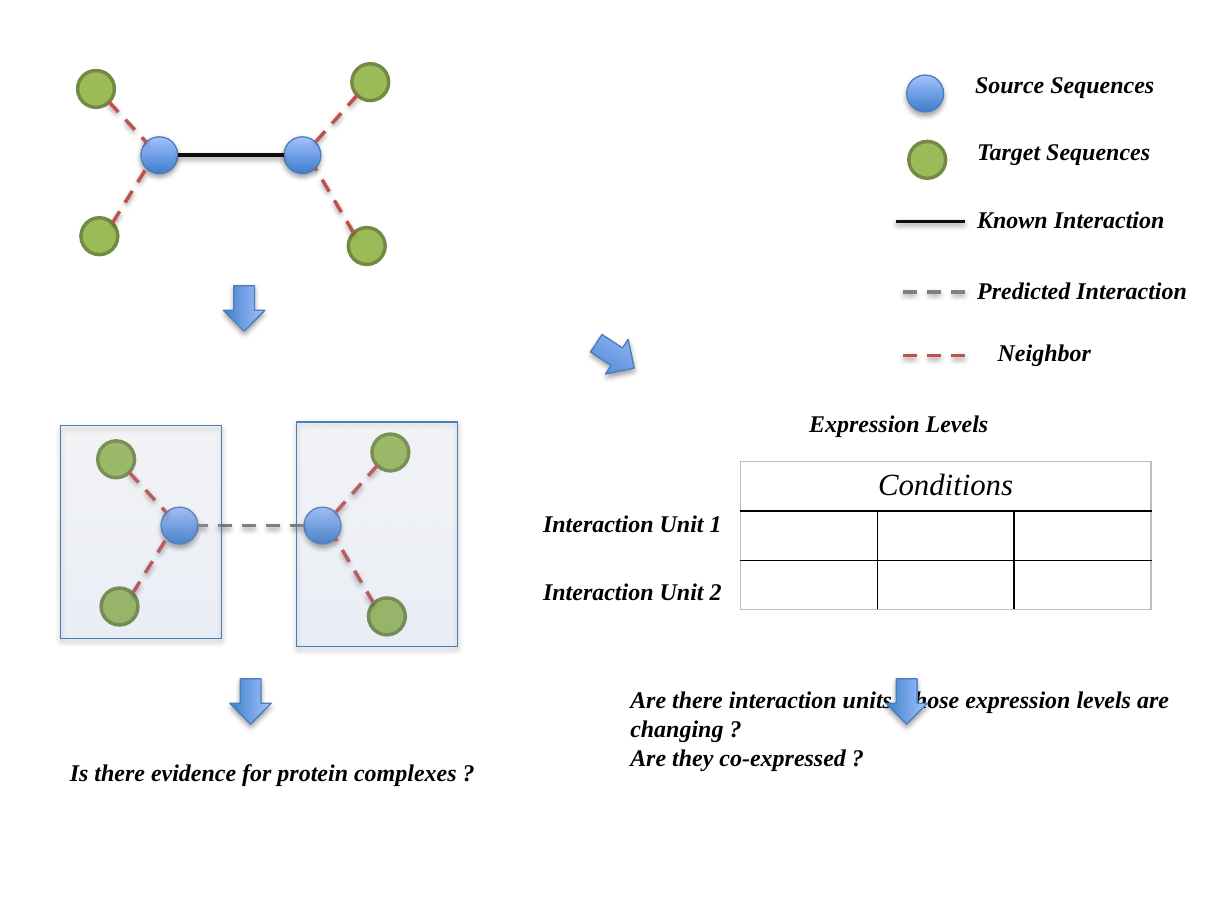
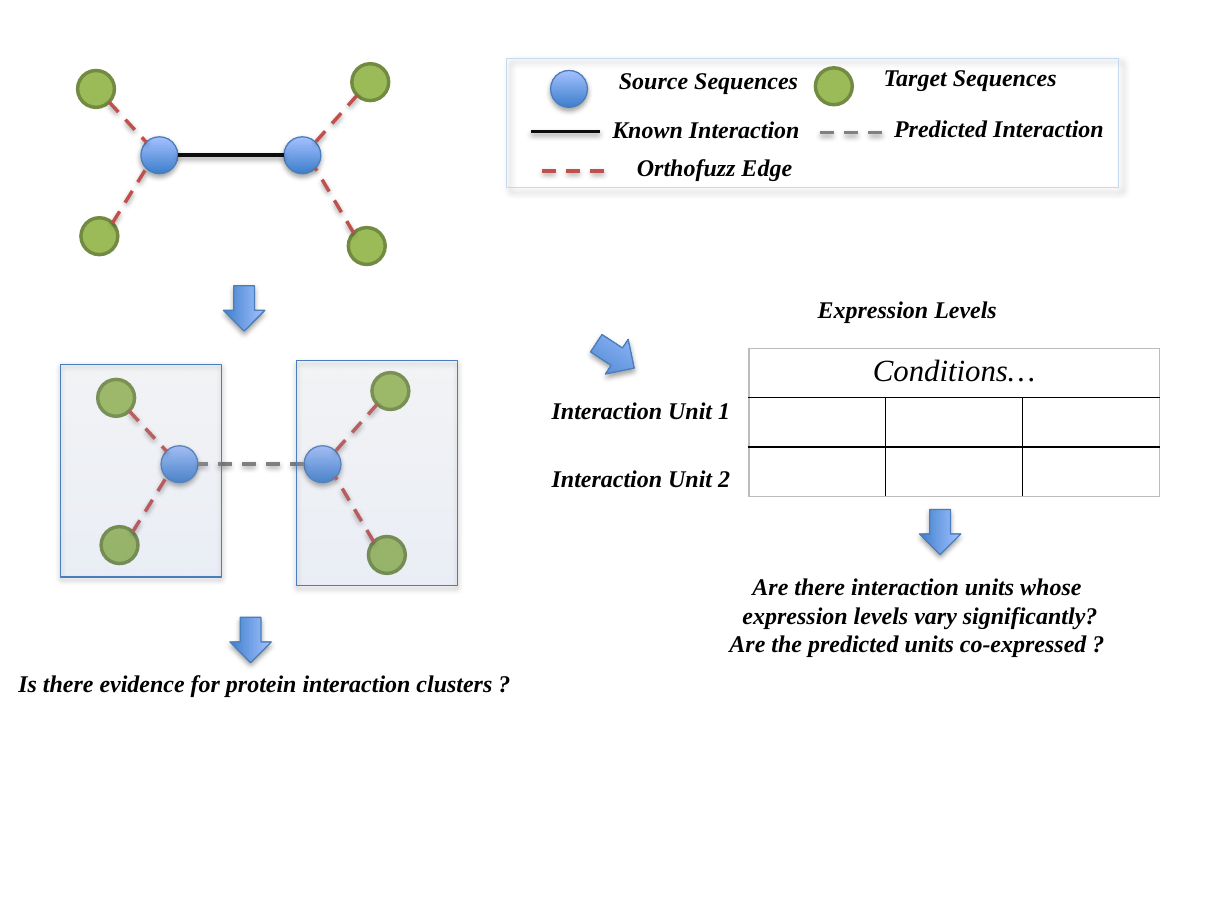
Before and after one commit to orthofuzz/orthofuzz.github.io, a slide deck: slide 14 of Concepts.pptx. Drawn at 1232x924 pixels with LibreOffice and Linux fonts; fonts in the diff are those of the drawing. Boxes give left, top, right and bottom in pixels: in the first picture for what was removed or moved away, otherwise in the second. Text is boxed around its words. In the diff, an @@ line names an element or a change of style, - is before the commit and + after.

```diff
--- a/Concepts.pptx
+++ b/Concepts.pptx
@@ rectangle added at [506, 59, 1119, 188], outline #C6D9F1 0.75 pt @@
@@ text "Source Sequences": place and size @@
-text "Source Sequences" at [975, 77, 1154, 98]
+text "Source Sequences" at [619, 73, 798, 94]
@@ text "Target Sequences": place and size @@
-text "Target Sequences" at [977, 144, 1150, 165]
+text "Target Sequences" at [884, 70, 1057, 91]
@@ ellipse: place and size @@
-ellipse at [907, 75, 944, 112]
+ellipse at [551, 70, 588, 107]
@@ ellipse: place and size @@
-ellipse at [909, 142, 946, 179]
+ellipse at [816, 68, 853, 105]
@@ text "Known Interaction": place and size @@
-text "Known Interaction" at [977, 211, 1165, 229]
+text "Known Interaction" at [612, 121, 800, 139]
@@ text "Predicted Interaction": place and size @@
-text "Predicted Interaction" at [977, 282, 1187, 300]
+text "Predicted Interaction" at [894, 120, 1104, 138]
@@ line moved from (965, 222) - (896, 222) to (600, 132) - (531, 132) @@
@@ line moved from (965, 292) - (896, 292) to (882, 133) - (813, 133) @@
@@ line moved from (965, 356) - (896, 356) to (604, 171) - (535, 171) @@
@@ text added at [637, 159, 792, 181], 14 pt, text #000000, bold, italic @@
+Orthofuzz Edge
@@ 3 texts, 1 table: place and size @@
-3 texts, 1 table at [543, 415, 1151, 610]
+3 texts, 1 table at [552, 301, 1159, 496]
@@ table at [749, 349, 1159, 496] @@
-row 1, column 1: Conditions
+row 1, column 1: Conditions…
@@ text removed at [998, 344, 1091, 366] @@
-Neighbor
@@ 6 ellipses, 5 lines, 2 rectangles, 1 right arrow: place and size @@
-6 ellipses, 5 lines, 2 rectangles, 1 right arrow at [60, 423, 458, 725]
+6 ellipses, 5 lines, 2 rectangles, 1 right arrow at [60, 361, 458, 663]
@@ right arrow: place and size @@
-right arrow at [886, 679, 928, 725]
+right arrow at [920, 509, 962, 555]
@@ text at [729, 578, 1098, 657]: text changed @@
-Are there interaction units whose expression levels are changing ?
-Are they co-expressed ?
+Are there interaction units whose
+expression levels vary significantly?
+Are the predicted units co-expressed ?
@@ text at [18, 675, 492, 697]: text changed @@
-Is there evidence for protein complexes ?
+Is there evidence for protein interaction clusters ?
```
Also in this commit, not shown: 6 other files.
